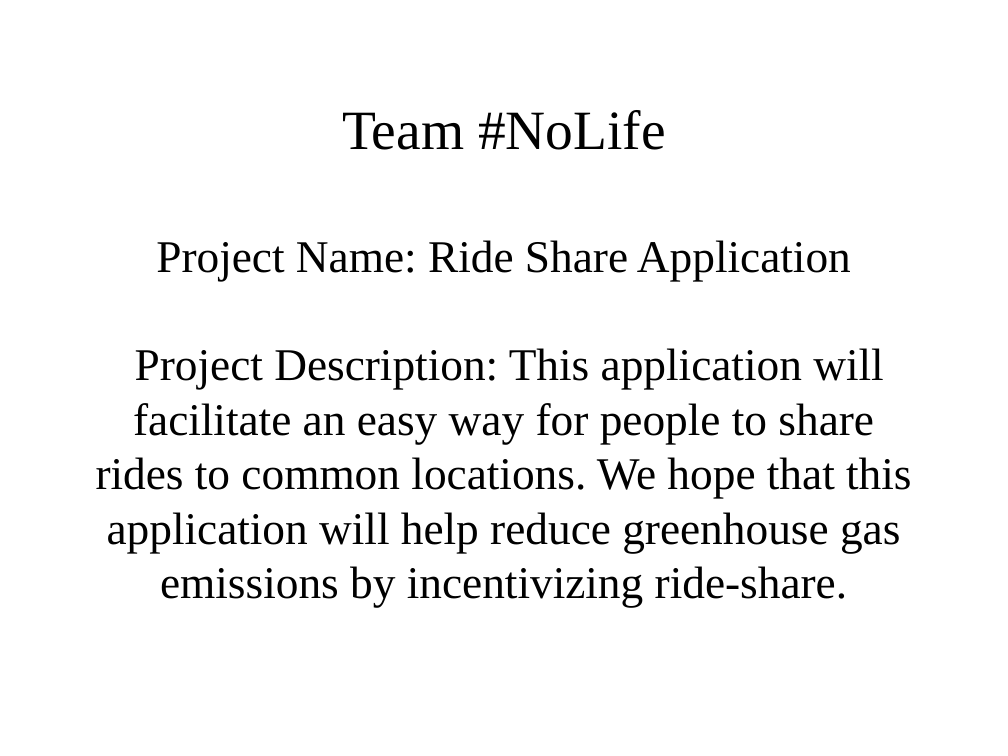
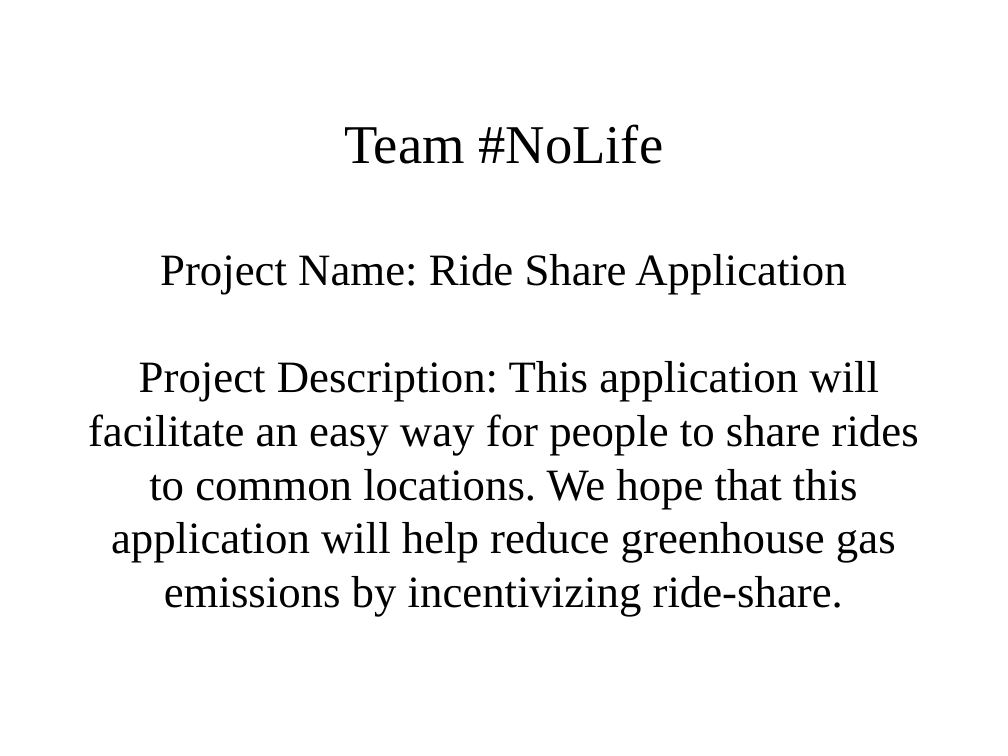
Before and after one commit to aljyu/CMPS-115, a slide deck: slide 1 of DRAFT-InitialPresentation.pptx. Drawn at 1008x756 pixels with LibreOffice and Linux fonts; fonts in the diff are those of the drawing. Boxes give left, top, right and bottom in pixels: in the first picture for what was removed or moved away, otherwise in the second. Text is boxed around its words. In the diff, an @@ line names an element or a change of style, - is before the commit and + after.

```diff
--- a/DRAFT-InitialPresentation.pptx
+++ b/DRAFT-InitialPresentation.pptx
@@ title "Team #NoLife Project Name: Ride ..." at [88, 124, 919, 617]: size 39.6 to 39 pt in "Team #NoLife"; size 32.4 to 32 pt @@
```
Also in this commit, not shown: 1 other slide changed, 3 slides added.
